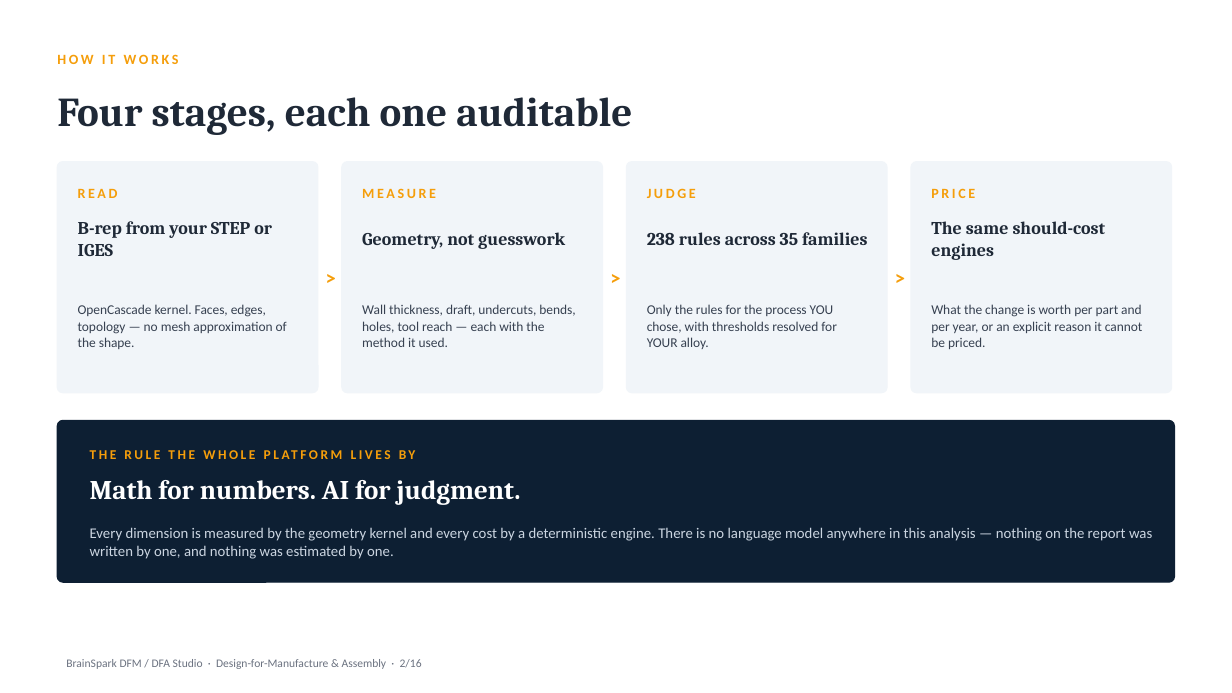
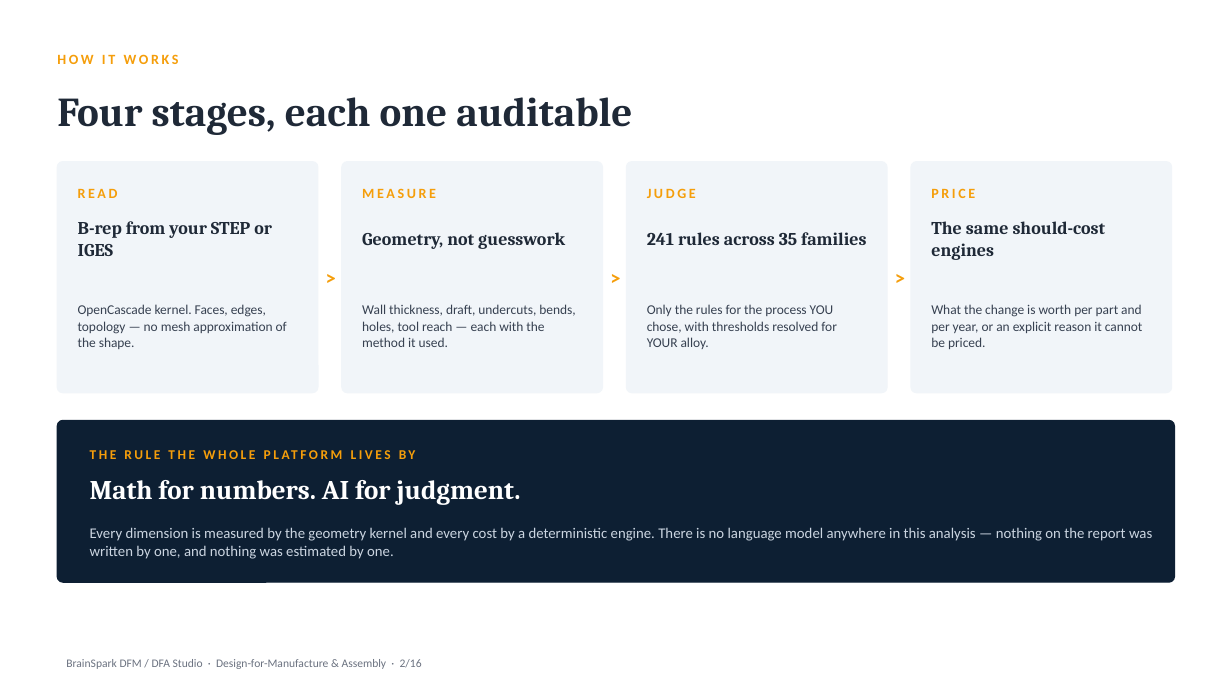
Before and after one commit to bhosaleavinash546/leamington-marathi, a slide deck: slide 3 of BrainSpark_DFM_DFA_Studio_Director.pptx. Drawn at 1232x693 pixels with LibreOffice and Linux fonts; fonts in the diff are those of the drawing. Boxes give left, top, right and bottom in pixels: in the first picture for what was removed or moved away, otherwise in the second. Text is boxed around its words. In the diff, an @@ line names an element or a change of style, - is before the commit and + after.

```diff
--- a/BrainSpark_DFM_DFA_Studio_Director.pptx
+++ b/BrainSpark_DFM_DFA_Studio_Director.pptx
@@ text at bbox=[647, 232, 866, 245]: text changed @@
-238 rules across 35 families
+241 rules across 35 families
```
Also in this commit, not shown: 3 other slides changed, 9 other files.
